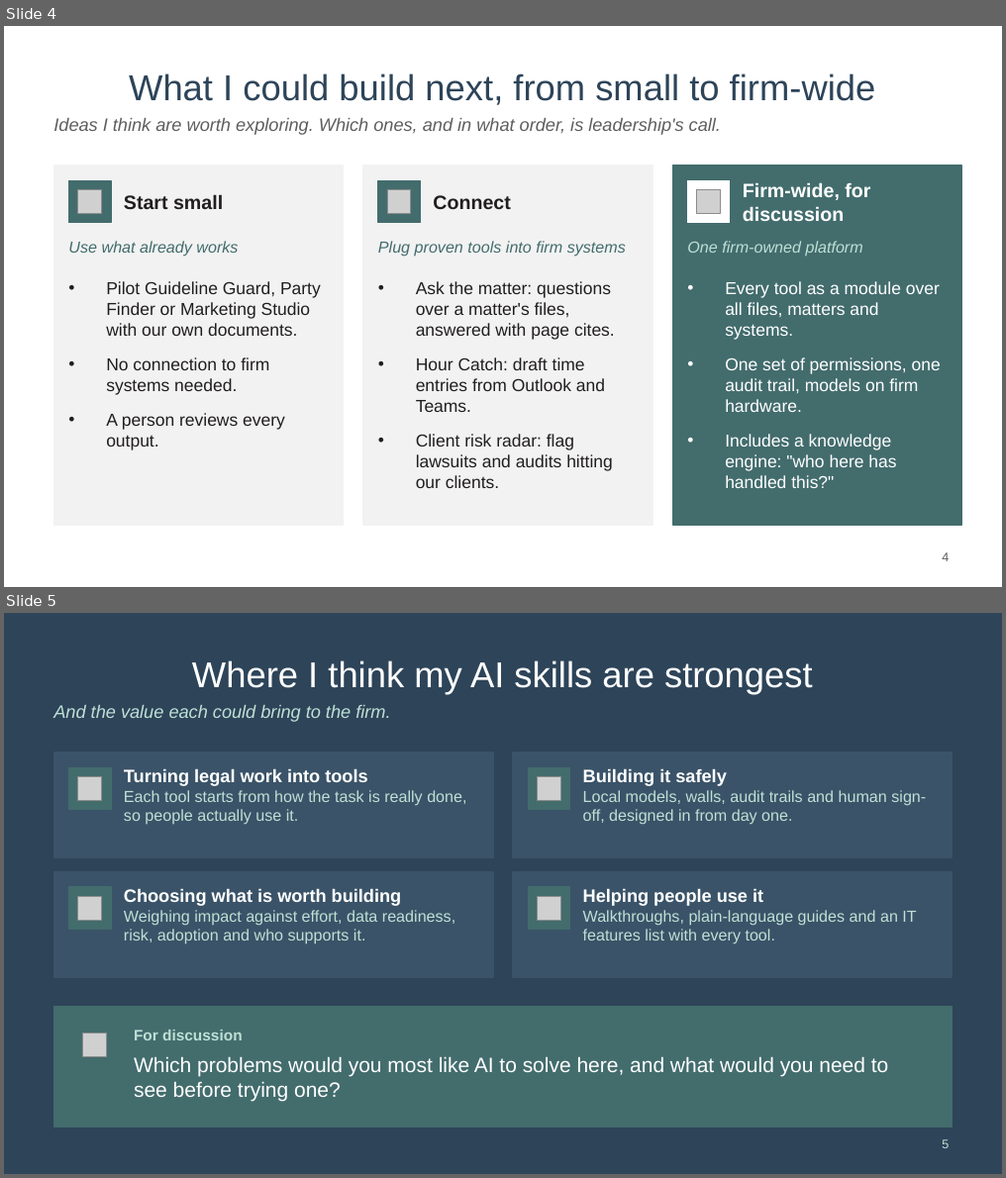
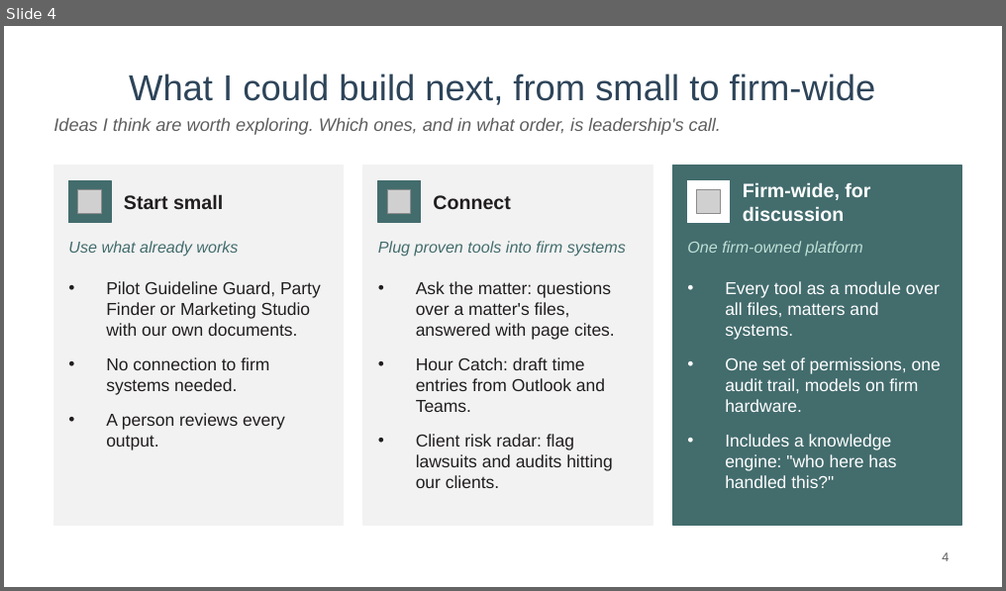
Before and after one commit to mylesparslow-collab/legal-portfolio, a slide deck: downloads/AI-ideas-Myles-Parslow.pptx. Shown one above the other, each under a label of ours: slides 4 and 5 before the commit, slide 4 after it. The pictures are 1006x1178 and 1006x591 pixels, drawn with LibreOffice and Linux fonts; fonts in the diff are those of the drawing; grey boxes stand for pictures; background and template pictures are left out. Boxes give left, top, right and bottom in pixels: in the first picture for what was removed or moved away, otherwise in the second. Text is boxed around its words. In the diff, an @@ line names an element or a change of style, - is before the commit and + after.

```diff
--- a/downloads/AI-ideas-Myles-Parslow.pptx
+++ b/downloads/AI-ideas-Myles-Parslow.pptx
@@ slide 5 removed at [4, 613, 1002, 1174], background #2D4459 @@
@@ title removed at [192, 661, 813, 694] @@
-Where I think my AI skills are strongest
@@ text removed at [54, 705, 390, 722] @@
-And the value each could bring to the firm.
@@ rectangle removed at [54, 753, 493, 858] @@
@@ rectangle removed at [513, 753, 952, 858] @@
@@ rectangle removed at [69, 767, 111, 810] @@
@@ picture removed at [78, 776, 102, 801] @@
@@ text removed at [124, 769, 466, 825] @@
-Turning legal work into tools
-Each tool starts from how the task is really done, so people actually use it.
@@ rectangle removed at [528, 767, 570, 810] @@
@@ picture removed at [537, 776, 560, 801] @@
@@ text removed at [583, 769, 926, 824] @@
-Building it safely
-Local models, walls, audit trails and human sign-off, designed in from day one.
@@ rectangle removed at [54, 872, 493, 977] @@
@@ rectangle removed at [513, 872, 952, 977] @@
@@ rectangle removed at [69, 887, 111, 930] @@
@@ picture removed at [78, 896, 102, 920] @@
@@ text removed at [124, 889, 455, 945] @@
-Choosing what is worth building
-Weighing impact against effort, data readiness, risk, adoption and who supports it.
@@ rectangle removed at [528, 887, 570, 930] @@
@@ picture removed at [537, 896, 560, 920] @@
@@ text removed at [583, 889, 916, 945] @@
-Helping people use it
-Walkthroughs, plain-language guides and an IT features list with every tool.
@@ rectangle removed at [54, 1007, 952, 1127] @@
@@ rectangle removed at [74, 1024, 116, 1066] @@
@@ picture removed at [83, 1033, 107, 1058] @@
@@ text removed at [134, 1030, 243, 1041] @@
-For discussion
@@ text removed at [134, 1057, 888, 1102] @@
-Which problems would you most like AI to solve here, and what would you need to see before trying one?
@@ page number removed at [942, 1140, 948, 1149] @@
-5
```
Also in this commit, not shown: 1 slide added, 1 other file.
